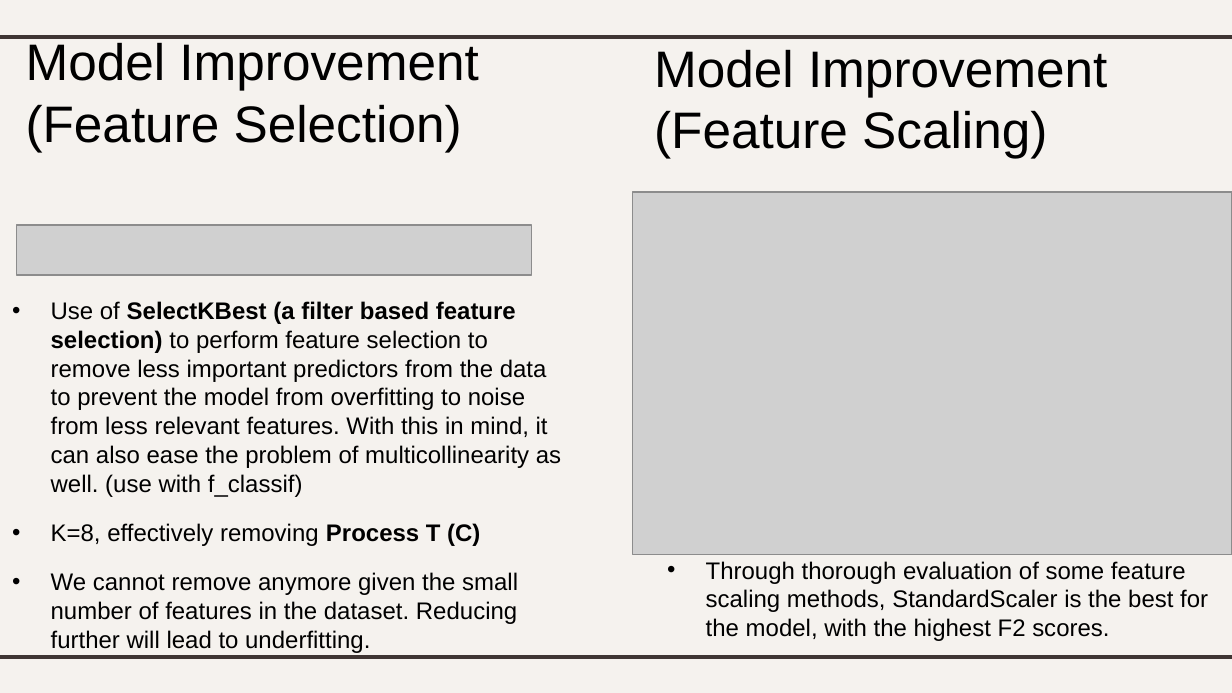
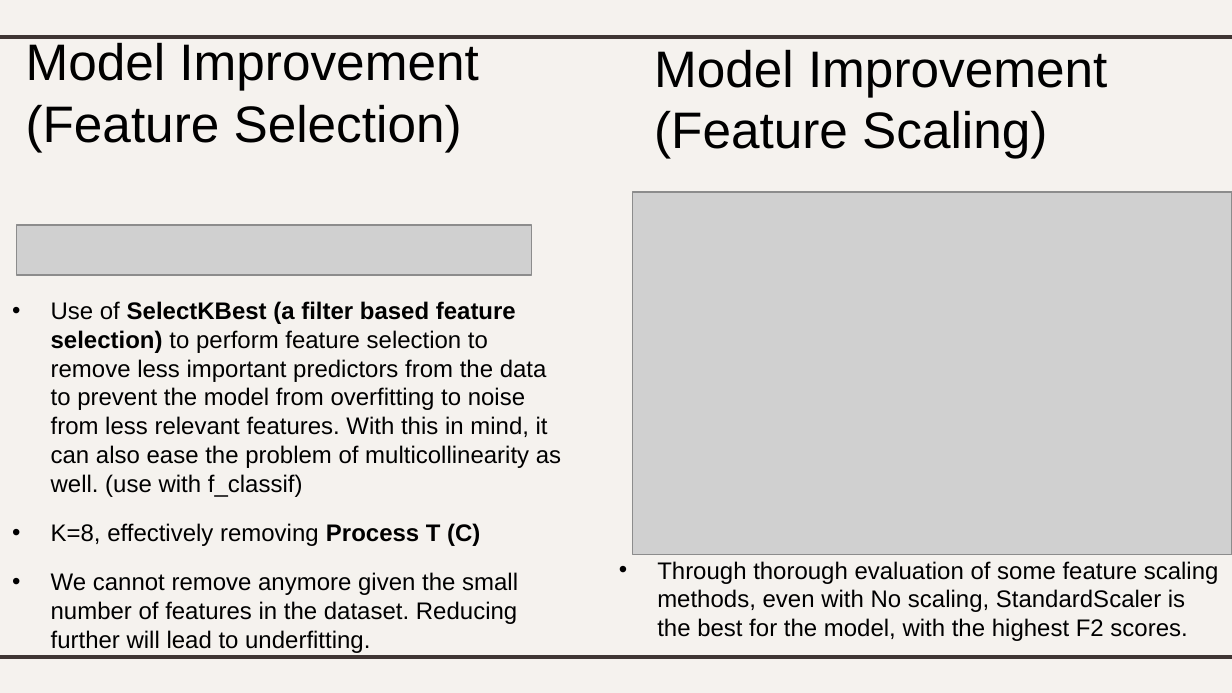
Before and after one commit to lhurr/Machine-Learning, a slide deck: slide 17 of DAAA2A02-2112589-LimHur-Classification.pptx (slide 16 before the commit). Drawn at 1232x693 pixels with LibreOffice and Linux fonts; fonts in the diff are those of the drawing; grey boxes stand for pictures. Boxes give left, top, right and bottom in pixels: in the first picture for what was removed or moved away, otherwise in the second. Text is boxed around its words. In the diff, an @@ line names an element or a change of style, - is before the commit and + after.

```diff
--- a/DAAA2A02-2112589-LimHur-Classification.pptx
+++ b/DAAA2A02-2112589-LimHur-Classification.pptx
@@ text at <box>657,561,1219,641</box>: text changed @@
-• Through thorough evaluation of some feature scaling methods, StandardScaler is the best for the model, with the highest F2 scores.
+• Through thorough evaluation of some feature scaling methods, even with No scaling, StandardScaler is the best for the model, with the highest F2 scores.
```
Also in this commit, not shown: 12 other slides changed, 1 slide added, 1 other file.
